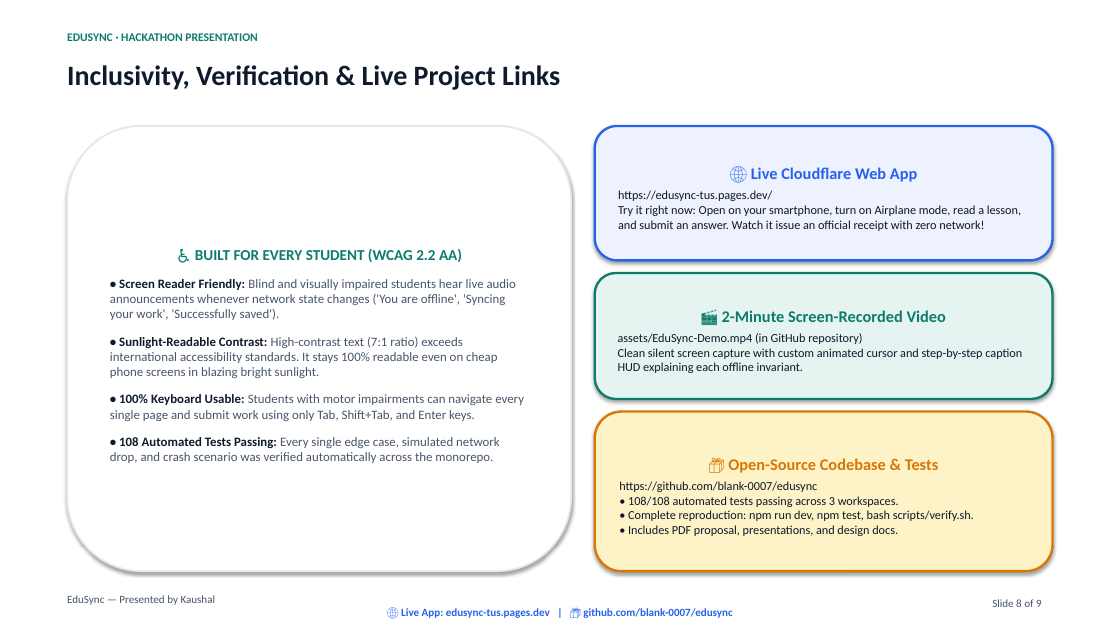
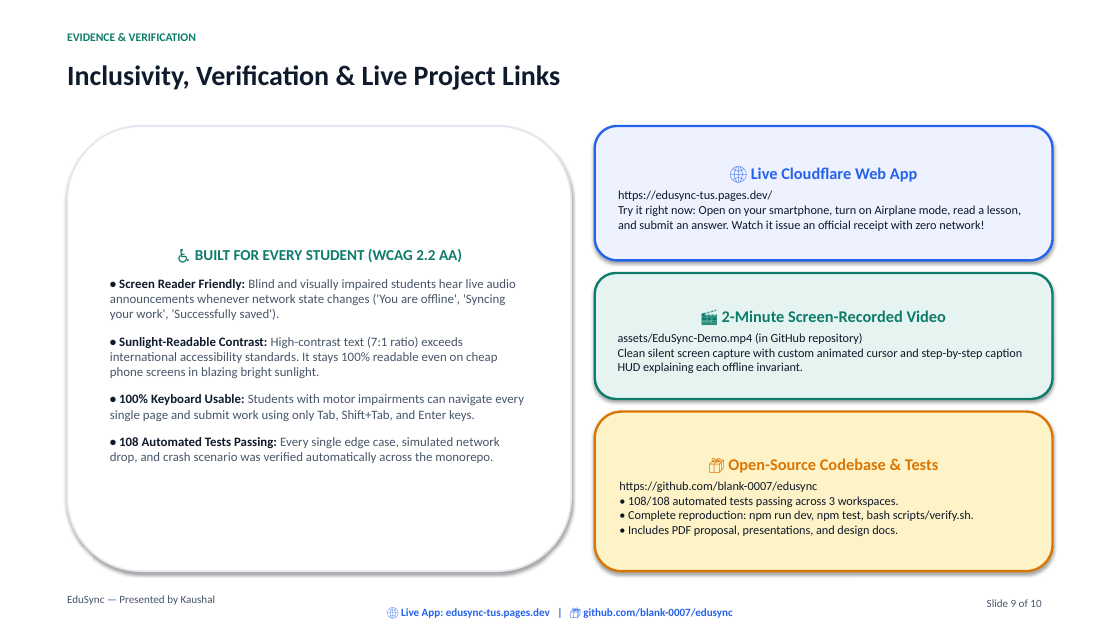
Before and after one commit to blank-0007/edusync, a slide deck: slide 9 of EduSync-Presentation.pptx (slide 8 before the commit). Drawn at 1120x630 pixels with LibreOffice and Linux fonts; fonts in the diff are those of the drawing. Boxes give left, top, right and bottom in pixels: in the first picture for what was removed or moved away, otherwise in the second. Text is boxed around its words. In the diff, an @@ line names an element or a change of style, - is before the commit and + after.

```diff
--- a/EduSync-Presentation.pptx
+++ b/EduSync-Presentation.pptx
@@ text at [67, 33, 196, 41]: text changed @@
-EDUSYNC · HACKATHON PRESENTATION
+EVIDENCE & VERIFICATION
@@ text at [987, 599, 1041, 607]: text changed @@
-Slide 8 of 9
+Slide 9 of 10
```
Also in this commit, not shown: 8 other slides changed, 1 slide added, 11 other files.
